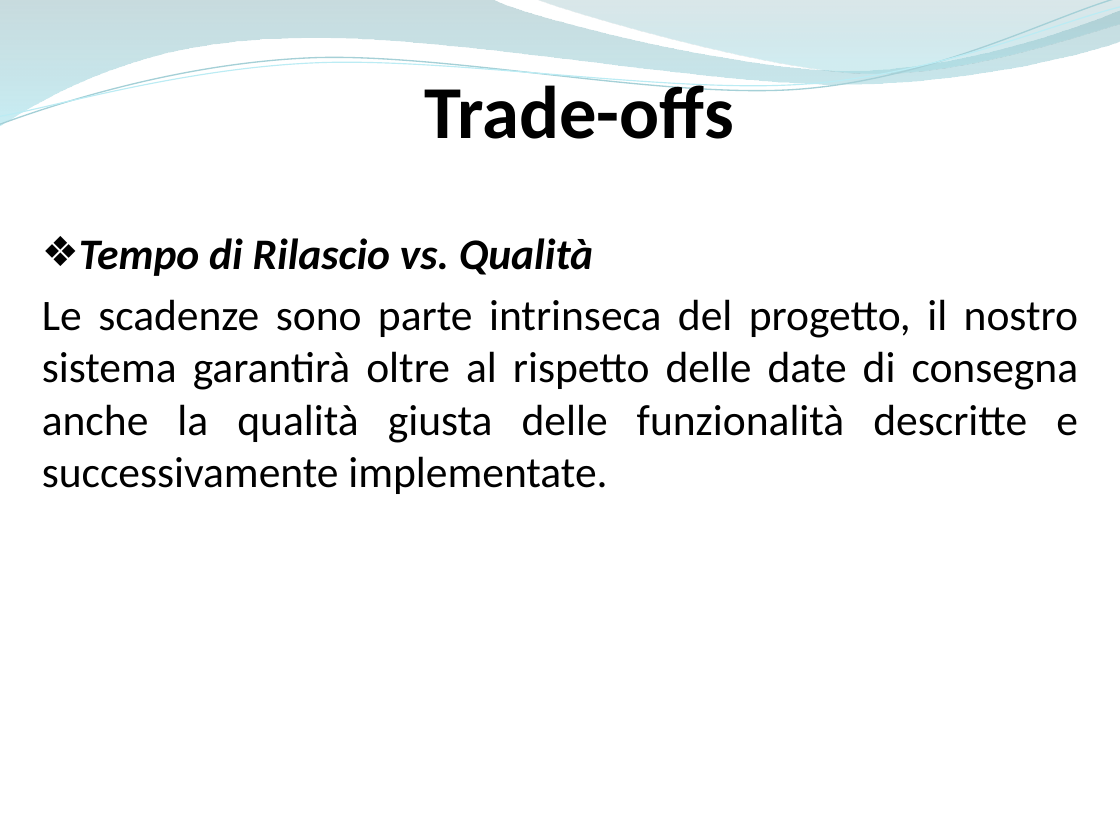
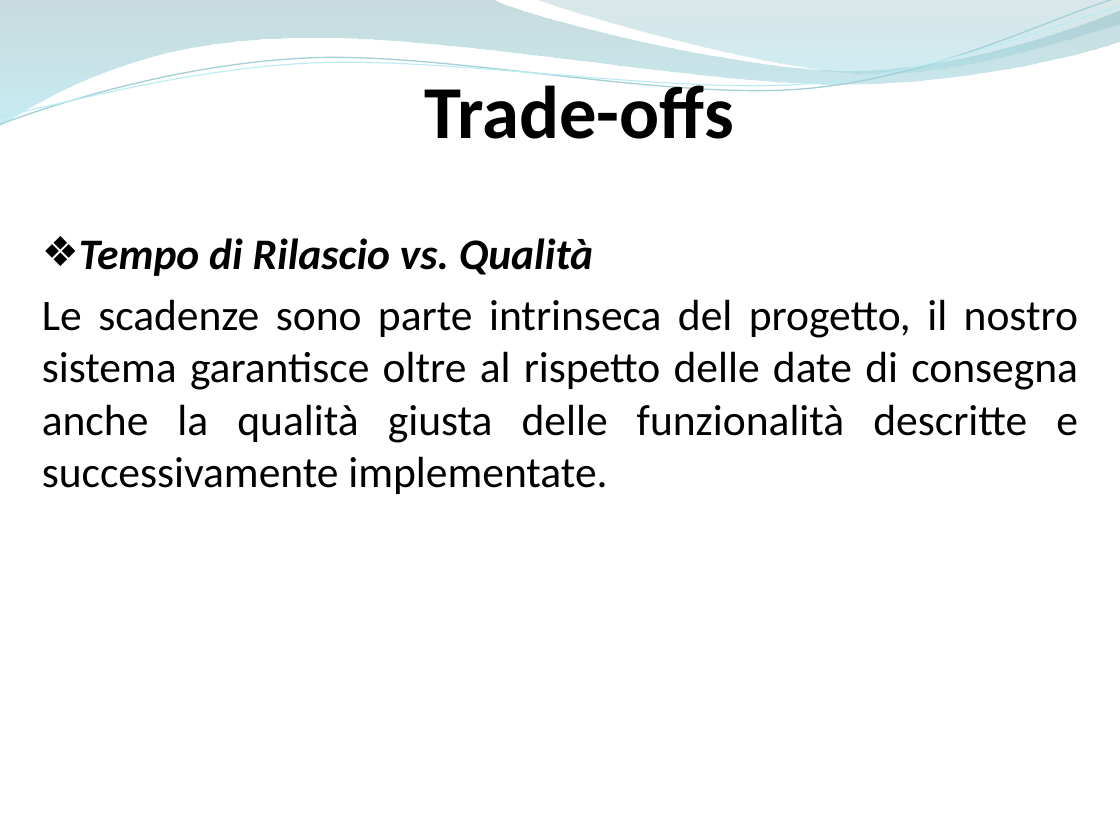
Before and after one commit to ammirate/at-silo, a slide deck: slide 14 of Presentazione/Atsilo1/Micco/Atsilo_A_Micco.pptx. Drawn at 1120x840 pixels with LibreOffice and Linux fonts; fonts in the diff are those of the drawing. Boxes give left, top, right and bottom in pixels: in the first picture for what was removed or moved away, otherwise in the second. Text is boxed around its words. In the diff, an @@ line names an element or a change of style, - is before the commit and + after.

```diff
--- a/Presentazione/Atsilo1/Micco/Atsilo_A_Micco.pptx
+++ b/Presentazione/Atsilo1/Micco/Atsilo_A_Micco.pptx
@@ text at [42,299,1078,494]: text changed @@
-Le scadenze sono parte intrinseca del progetto, il nostro sistema garantirà oltre al rispetto delle date di consegna anche la qualità giusta delle funzionalità descritte e successivamente implementate.
+Le scadenze sono parte intrinseca del progetto, il nostro sistema garantisce oltre al rispetto delle date di consegna anche la qualità giusta delle funzionalità descritte e successivamente implementate.
```
Also in this commit, not shown: 9 other slides changed.
